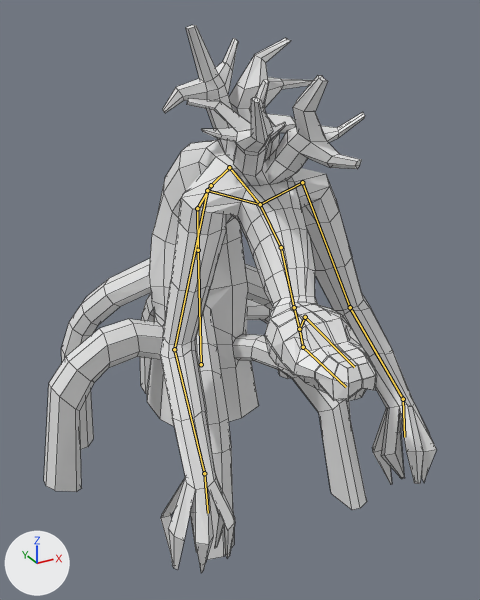
The Blender file salemstalker/Assets/3D/charatermodel/coiledmutant.blend as it was, and as the next commit left it.
One viewpoint serves both versions: a 50 mm lens placed at (-7.15, -15.32, 10.09), pointed at (0.21, -1.94, 3.4). Arrows for +X, +Y and +Z are at lower left; the lights stay in place. The older version comes first. Both versions are drawn at frame 60 of the action 'ArmatureAction'; the numbers are the values there. The bones that change, and the others that lie on the model, are drawn over the model as lines. Mesh edges are drawn as thin lines.
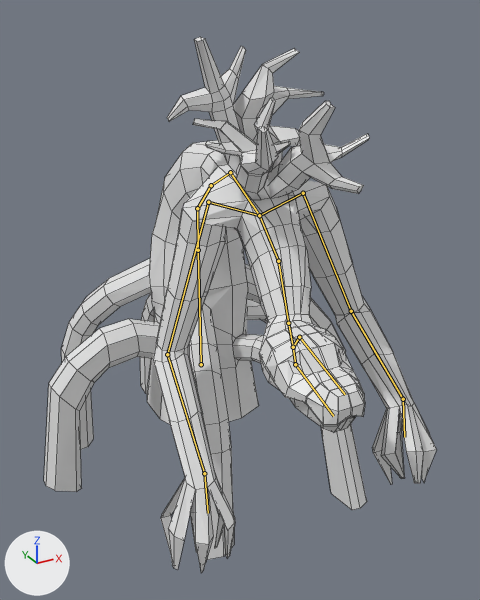
Location of each change, (x1, y1, x2, y2) in pixels of the pictures (480 x 600 px):
'Cube.001', posed: before (44, 25, 437, 573); after (44, 37, 437, 573)
bone 'Bone.002', root to tip: before (211, 185) to (229, 167); after (211, 185) to (230, 172)
bone 'Bone.014', root to tip: before (303, 347) to (346, 387); after (295, 364) to (333, 416)

Diff of the bpy script that builds the scene:
```diff
--- a/salemstalker/Assets/3D/charatermodel/coiledmutant.blend.py
+++ b/salemstalker/Assets/3D/charatermodel/coiledmutant.blend.py
@@ bone_bone_002 @@
 bone_bone_002 = bpy.data.objects['Armature'].pose.bones['Bone.002']  # child of 'Bone.004'
-bone_bone_002.rotation_quaternion = (0.997, 0.083, -0.004, -0.002)  # degrees (10, 0, 0)
+bone_bone_002.rotation_quaternion = (0.991, 0.134, -0.005, 0.0)  # degrees (15, -1, 0)
@@ bone_bone_014 @@
 bone_bone_014 = bpy.data.objects['Armature'].pose.bones['Bone.014']  # child of 'Bone.013'
-bone_bone_014.rotation_quaternion = (1.0, 0.0, 0.0, 0.0)  # degrees (0, 0, 0)
+bone_bone_014.rotation_quaternion = (0.998, 0.057, 0.0, 0.0)  # degrees (6, 0, 0)
```
